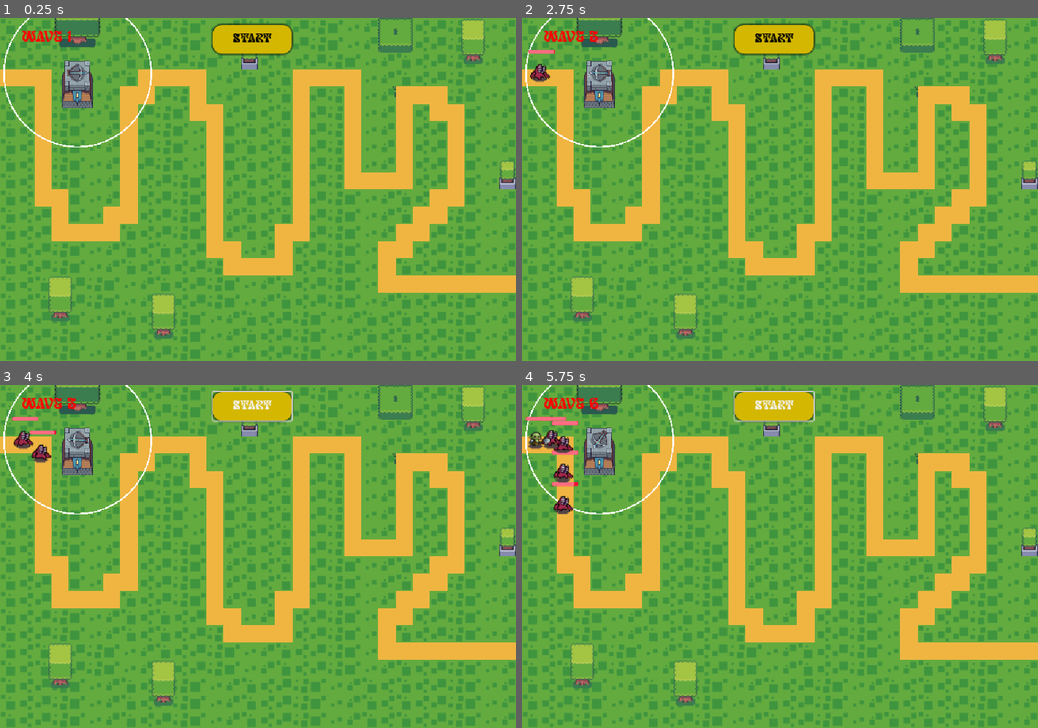
Above: before the commit, frames 1-4 (two rows, left to right).
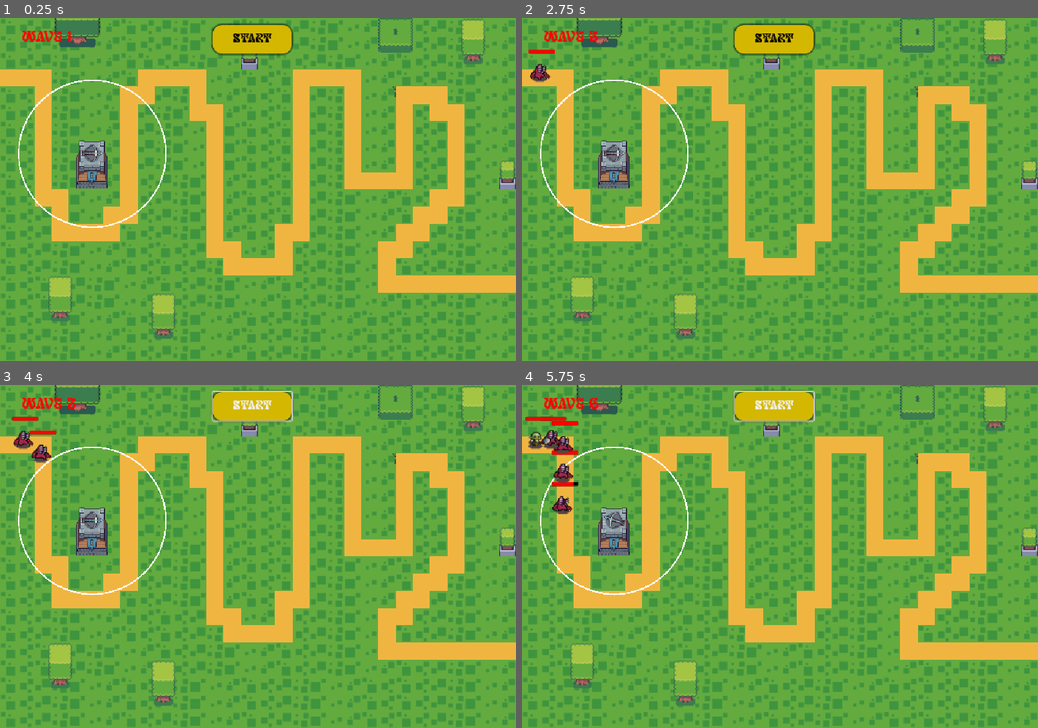
Above: after the commit, the same moments.

Repository: NNKD-Kevin/tower-defense
Game: Godot game, scene res://scenes/main.tscn
Two runs of this game, one before a commit and one after it. Both use one fixed random seed, a clock stepped at 60 frames per second and the inputs below.
Inputs (mouse positions are in pixels of both pictures, inside the frame that each line leads up to):
- Up to frame 1 (0.25 s): no input
- Up to frame 2 (2.75 s): click "Start" at 0.5 s; click "Start" at 1.25 s; tap Enter at 2 s; move the mouse to (893, 172) at 2.02 s; hold Right from 2.03 s (still down); tap Space (spawn) at 2.1 s; click (893, 172) at 2.17 s
- Up to frame 3 (4 s): move the mouse to (154, 573) at 2.77 s; release Right at 2.78 s; hold Down 2.78-3.53 s; tap Alt at 2.85 s; move the mouse to (309, 481) at 3.52 s; hold Right from 3.53 s (still down); tap Shift at 3.6 s
- Up to frame 4 (5.75 s): move the mouse to (754, 625) at 4.27 s; release Right at 4.28 s; hold Up 4.28-5.03 s; tap Space (spawn) at 4.35 s; click (754, 625) at 4.42 s; move the mouse to (934, 607) at 5.02 s; hold Left from 5.03 s (still down); tap Alt at 5.1 s

The runs differ from the first frame. In frame 1, 2.2% of the frame differs, in the area x 0-33%, y 0-62%; in frame 2, 2.3%; in frame 3, 2.3%; in frame 4, 2.6%.

Commit message:
Tower weapon rotation and Enemies hurt animation

Diff:
--- a/tower-defense/scenes/enemy.tscn
+++ b/tower-defense/scenes/enemy.tscn
@@ -151,7 +151,7 @@
 "duration": 1.0,
 "texture": SubResource("AtlasTexture_lioqc")
 }],
-"loop": 1,
+"loop": 0,
 "name": &"blooddeath",
 "speed": 5.0
 }, {
@@ -168,7 +168,7 @@
 "duration": 1.0,
 "texture": SubResource("AtlasTexture_ekh6n")
 }],
-"loop": 1,
+"loop": 0,
 "name": &"bloodhurt",
 "speed": 5.0
 }, {
@@ -214,7 +214,7 @@
 "duration": 1.0,
 "texture": SubResource("AtlasTexture_2mchx")
 }],
-"loop": 1,
+"loop": 0,
 "name": &"goblindeath",
 "speed": 5.0
 }, {
@@ -231,7 +231,7 @@
 "duration": 1.0,
 "texture": SubResource("AtlasTexture_j0cyh")
 }],
-"loop": 1,
+"loop": 0,
 "name": &"goblinhurt",
 "speed": 5.0
 }, {
@@ -269,12 +269,20 @@
 size = Vector2(24, 34)
 
 [sub_resource type="StyleBoxFlat" id="StyleBoxFlat_1vivr"]
-bg_color = Color(0.9999998, 0.034839347, 0.19836423, 1)
+resource_local_to_scene = true
+bg_color = Color(0, 0, 0, 1)
 corner_radius_top_left = 2
 corner_radius_top_right = 2
 corner_radius_bottom_right = 2
 corner_radius_bottom_left = 2
 
+[sub_resource type="StyleBoxFlat" id="StyleBoxFlat_qrbg1"]
+bg_color = Color(0.99607843, 0, 0, 1)
+corner_radius_top_left = 2
+corner_radius_top_right = 2
+corner_radius_bottom_right = 2
+corner_radius_bottom_left = 2
+
 [node name="Enemy" type="CharacterBody2D" unique_id=1797707749]
 script = ExtResource("1_md0e3")
 
@@ -282,9 +290,8 @@
 position = Vector2(-5, 0)
 scale = Vector2(2, 2)
 sprite_frames = SubResource("SpriteFrames_8tegq")
-animation = &"bloodhurt"
+animation = &"blooddeath"
 autoplay = "goblinwalk"
-frame_progress = 0.54763687
 
 [node name="CollisionShape2D" type="CollisionShape2D" parent="." unique_id=1658497212]
 position = Vector2(-1, 0)
@@ -296,6 +303,7 @@
 offset_right = 29.0
 offset_bottom = -37.0
 theme_override_styles/background = SubResource("StyleBoxFlat_1vivr")
+theme_override_styles/fill = SubResource("StyleBoxFlat_qrbg1")
 show_percentage = false
 
 [connection signal="animation_finished" from="animation" to="." method="_on_animation_animation_finished"]
--- a/tower-defense/scenes/main.tscn
+++ b/tower-defense/scenes/main.tscn
@@ -306,7 +306,7 @@
 corner_radius_bottom_left = 20
 shadow_size = 5
 
-[node name="Node2D" type="Node2D" unique_id=1826028556]
+[node name="Node2D2" type="Node2D" unique_id=1826028556]
 script = ExtResource("1_tbgi4")
 
 [node name="TileMap" type="TileMap" parent="." unique_id=1791794335]
@@ -320,7 +320,7 @@
 layer_1/tile_data = PackedInt32Array(262166, 196608, 6, -65533, 393216, 0, 3, 393216, 1, 65539, 393216, 2, -65532, 4587 …(747 unchanged characters)…
 
 [node name="Node2D" parent="." unique_id=600966129 instance=ExtResource("5_tbgi4")]
-position = Vector2(158, 113)
+position = Vector2(188, 277)
 
 [node name="CanvasLayer" type="CanvasLayer" parent="." unique_id=544640337]
 
--- a/tower-defense/scripts/arrow.gd
+++ b/tower-defense/scripts/arrow.gd
@@ -14,5 +14,6 @@
 			if collision:
 				var collider=collision.get_collider()
 				if collider is Enemy:
-					collider.hp-=10
+					collider.hp-=25
+					collider.animation.play(collider.type+'hurt')
 				queue_free()
--- a/tower-defense/scripts/enemy.gd
+++ b/tower-defense/scripts/enemy.gd
@@ -11,6 +11,7 @@
 var damage=10
 
 func _ready() -> void:
+	animation.animation_finished.connect(_on_animation_finished)
 	var stats=EnemyData.STATS[type]
 	position=Mapdata.road_map1[go]
 	go+=1
@@ -23,6 +24,9 @@
 
 func _process(delta: float) -> void:
 	health_bar.value=hp
+	if hp<=0:
+		Global.enemies.erase(self)
+		queue_free()
 
 func _physics_process(delta: float) -> void:
 	if velocity.x>0:
@@ -40,5 +44,8 @@
 			go+=1
 
 
-func _on_animation_animation_finished() -> void:
-	animation.play(type+'walk')
+
+
+func _on_animation_finished() -> void:
+	if animation.animation!=type+'walk':
+		animation.play(type+'walk')
--- a/tower-defense/scripts/tower.gd
+++ b/tower-defense/scripts/tower.gd
@@ -6,12 +6,14 @@
 var arrow=preload("res://scenes/arrow.tscn")
 var range=150
 var cooldown_finished=true
+var cooldown_time=1
 func _ready():
 	cooldown.start()
 func fire():
 	match type:
 		"1":
 			var bullet=arrow.instantiate()
+			bullet.range=range
 			get_parent().add_child(bullet)
 			bullet.global_position = global_position
 func _draw() -> void:
@@ -21,14 +23,14 @@
 	cooldown_finished=true
 
 func _process(delta: float) -> void:
-	if len(Global.enemies)>0 and cooldown_finished:
+	if len(Global.enemies)>0:
 		for e in Global.enemies:
 			if position.distance_to(e.position)<=range:
 				var direction=(e.position-position).normalized()
 				weapon.rotation=direction.angle()+TAU/4
-				#base.rotation=-direction.angle()
-				fire()
-				print('duy co gay')
-				cooldown_finished=false
-				cooldown.start()
+				if cooldown_finished:
+					fire()
+					cooldown_finished=false
+					cooldown.wait_time=cooldown_time
+					cooldown.start()
 				break
